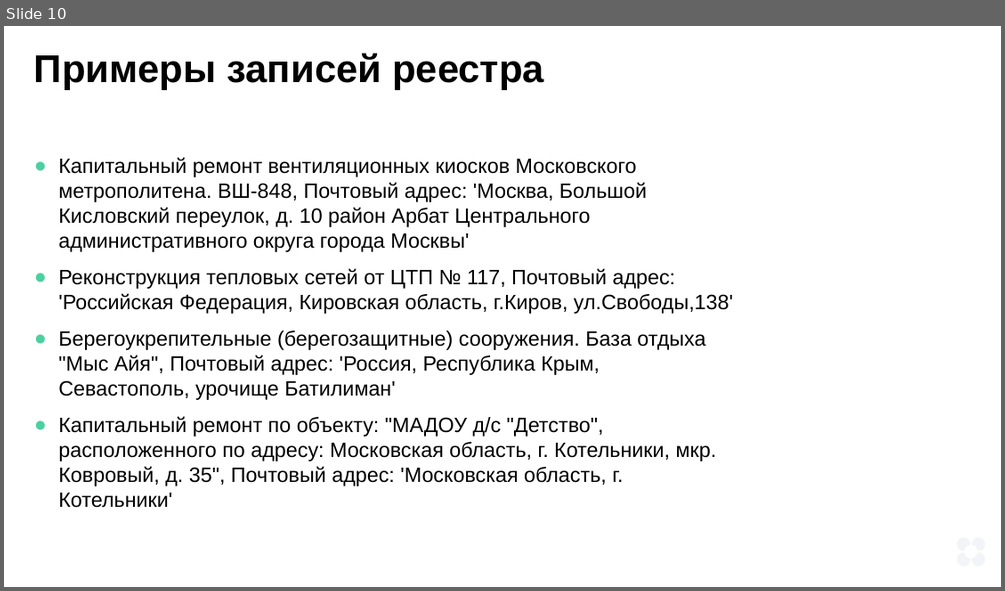
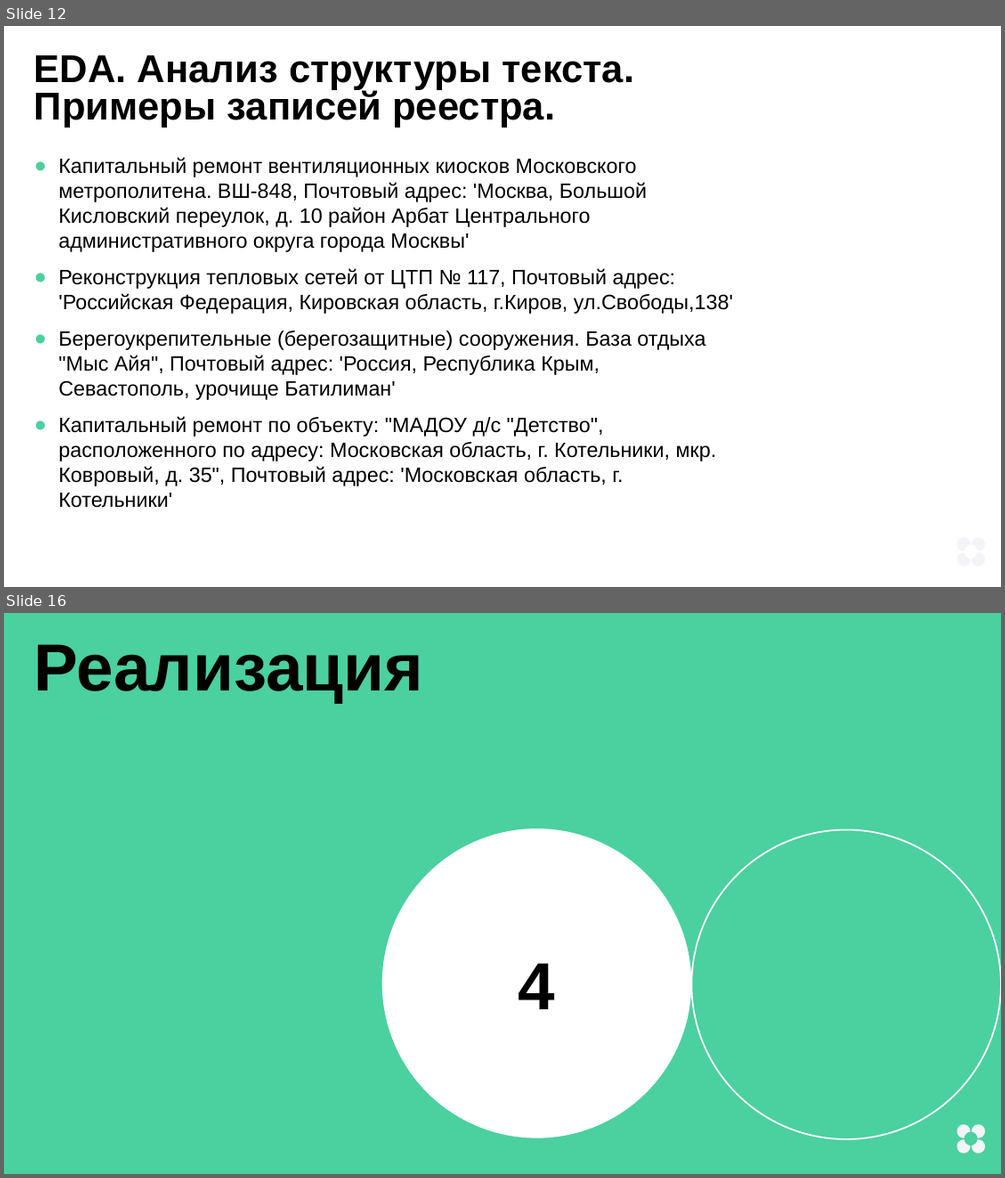
Before and after one commit to tyan/ML_learn, a slide deck: Diploma/presentation.pptx. Shown one above the other, each under a label of ours: slide 10 before the commit, slides 12 and 16 after it; the slides between them are not shown. The pictures are 1005x591 and 1005x1178 pixels, drawn with LibreOffice and Linux fonts; fonts in the diff are those of the drawing. Boxes give left, top, right and bottom in pixels: in the first picture for what was removed or moved away, otherwise in the second. Text is boxed around its words. In the diff, an @@ line names an element or a change of style, - is before the commit and + after.

```diff
--- a/Diploma/presentation.pptx
+++ b/Diploma/presentation.pptx
@@ slide 16 added at bbox=[4, 613, 1001, 1174], background #4BD0A0; not listed: 4 template elements that a slide beside it also shows @@
@@ text added at bbox=[34, 644, 423, 703], 96 pt, text #000000, bold @@
+Реализация
@@ ellipse added at bbox=[381, 828, 691, 1138], fill #FFFFFF, 96 pt, text #000000, bold @@
+4
@@ ellipse added at bbox=[691, 830, 1001, 1139], outline #FFFFFF 2.24 pt @@
@@ what was slide 10 is now slide 12 @@
@@ slide 12 changed as well @@
@@ text at bbox=[34, 55, 635, 127]: text changed @@
-Примеры записей реестра
+EDA. Анализ структуры текста.
+Примеры записей реестра.
```
Also in this commit, not shown: 20 other slides changed, 9 other slides added, 1 other file.
